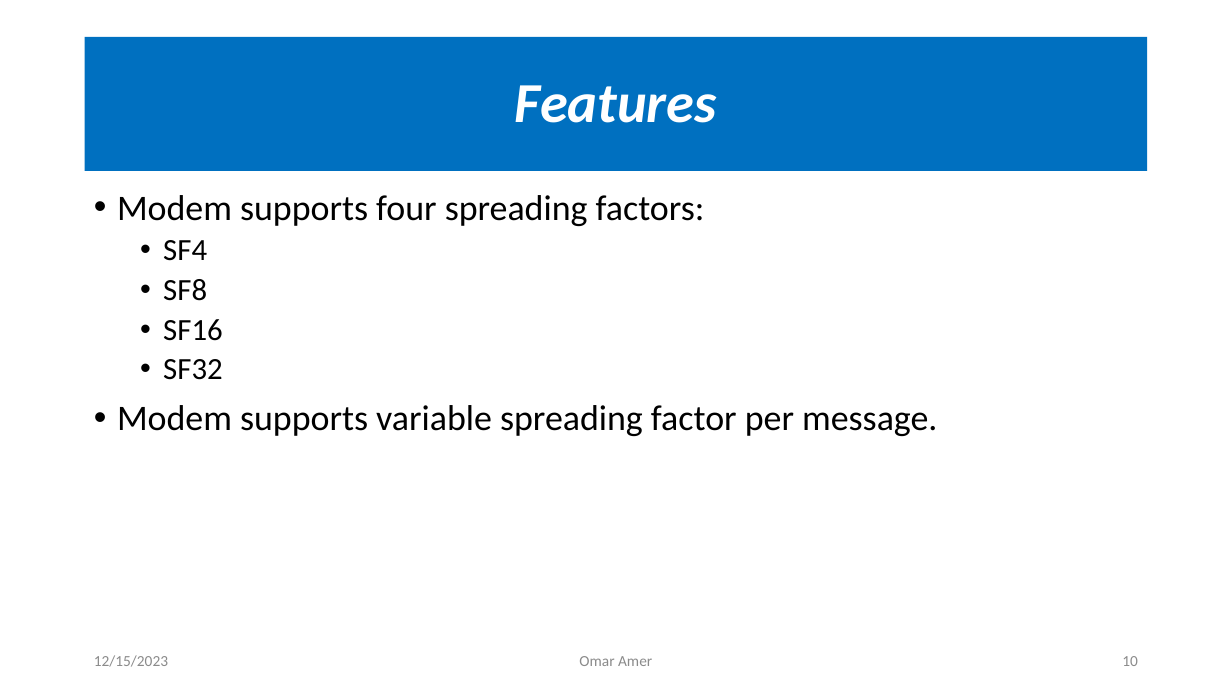
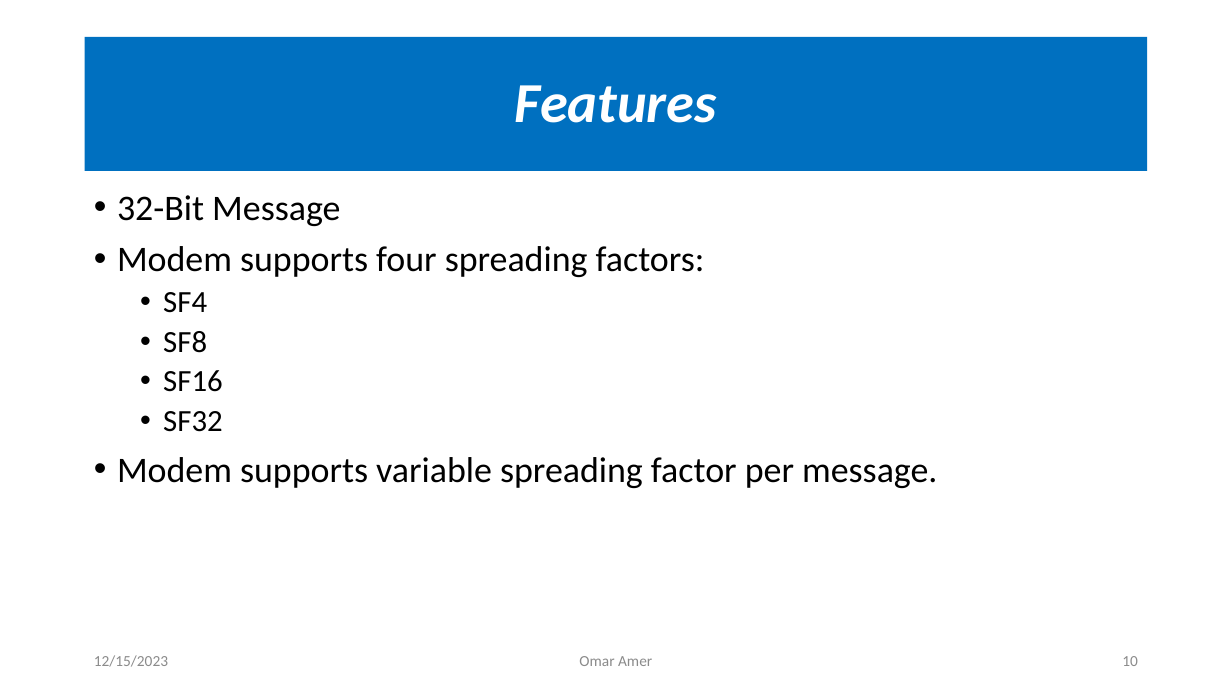
Before and after one commit to OmarAmer01/DCSK, a slide deck: slide 10 of docs/Presentation/main.pptx. Drawn at 1232x693 pixels with LibreOffice and Linux fonts; fonts in the diff are those of the drawing. Boxes give left, top, right and bottom in pixels: in the first picture for what was removed or moved away, otherwise in the second. Text is boxed around its words. In the diff, an @@ line names an element or a change of style, - is before the commit and + after.

```diff
--- a/docs/Presentation/main.pptx
+++ b/docs/Presentation/main.pptx
@@ text at (117,195,340,226): paragraph added @@
+• 32-Bit Message
```
Also in this commit, not shown: 12 other slides changed.
